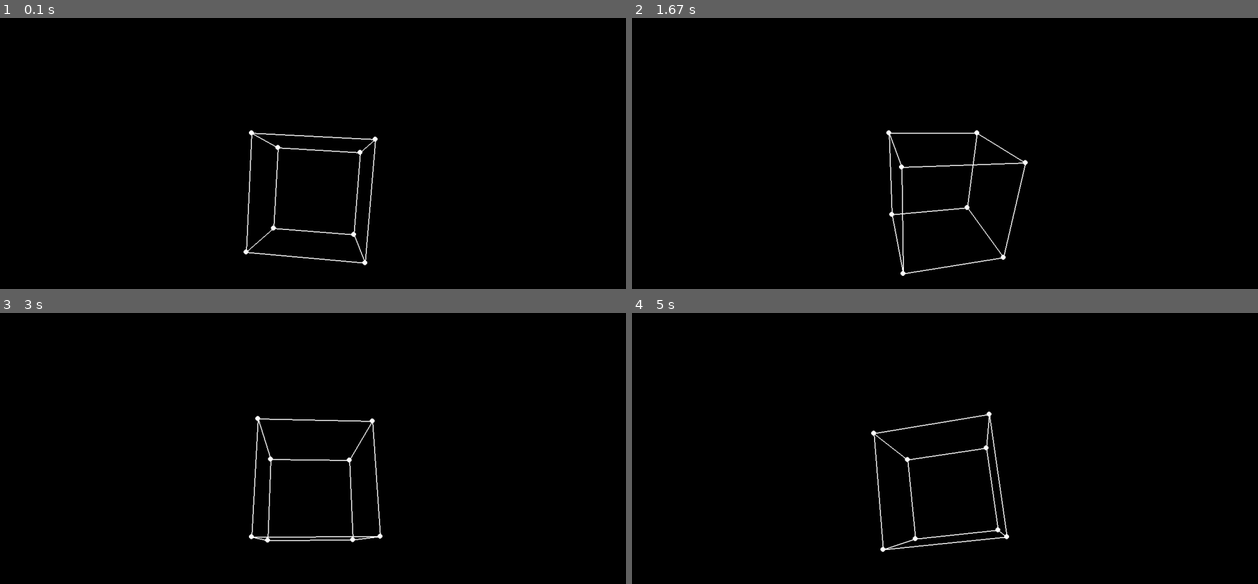
Above: before the commit, frames 1-4 (two rows, left to right).
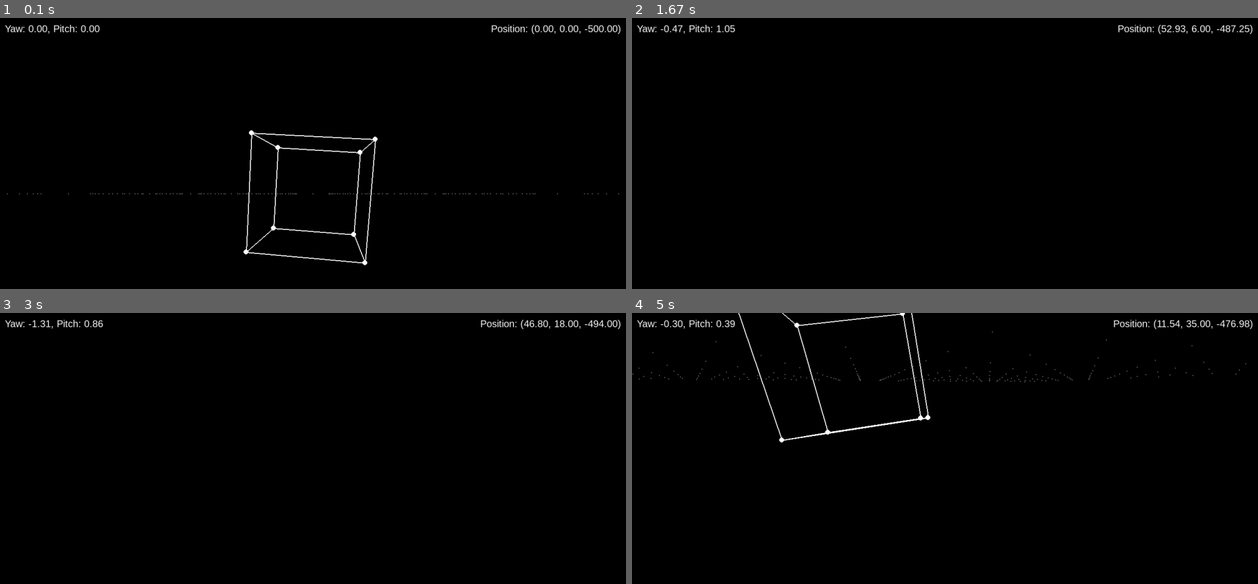
Above: after the commit, the same moments.

Repository: LolekLiam/pygame-3d-renderer
Game: pygame game, started from game.py
The game is run twice, just before and just after one commit, with the same random seed, the same clock (stepped at 60 frames per second) and the same inputs.
Inputs (mouse positions are in pixels of both pictures, inside the frame that each line leads up to):
- Up to frame 1 (0.1 s): no input
- Up to frame 2 (1.67 s): hold Esc 0.33-0.8 s; hold D 0.33-0.8 s; move the mouse to (919, 210) at 0.37 s; press the mouse at (1007, 272) at 0.87 s; move the mouse to (876, 204) at 0.97 s; release the mouse at (750, 139) at 1.1 s; hold D 1.17-1.63 s; move the mouse to (750, 275) at 1.2 s; tap Space at 1.23, 1.53 s
- Up to frame 3 (3 s): hold W 1.67-1.97 s; move the mouse to (388, 518) at 1.7 s; tap Space at 1.73, 2.07, 2.37, 2.57, 2.87 s; hold D 2-2.47 s; move the mouse to (162, 418) at 2.03 s; tap Shift at 2.15 s; hold A from 2.5 s (still down); move the mouse to (319, 524) at 2.53 s
- Up to frame 4 (5 s): release A at 3.03 s; hold S 3.07-3.37 s; move the mouse to (outside the picture) at 3.1 s; tap Space at 3.13, 3.47, 3.77, 3.9, 4.3, 4.6, 4.97 s; hold A 3.4-3.8 s; move the mouse to (844, 372) at 3.43 s; tap Shift at 3.55 s; hold W 3.83-4.2 s; move the mouse to (1070, 462) at 3.87 s; hold D 4.23-4.87 s; move the mouse to (1164, 581) at 4.27 s; hold S from 4.9 s (still down); move the mouse to (707, 410) at 4.93 s

The runs differ from the first frame. In frame 1, 0.6% of the frame differs, in the area x 0-100%, y 2-66%; in frame 2, 1.4%; in frame 3, 1.4%; in frame 4, 2.3%, in the area x 0-100%, y 0-89%.

Commit message:
third version

Diff:
--- a/game.py
+++ b/game.py
@@ -6,6 +6,27 @@
 pygame.display.set_caption("3D Renderer")
 clock = pygame.time.Clock()
 running = True
+
+# Camera settings (persistent across frames)
+cam_x, cam_y, cam_z = 0, 0, -500  # Initial camera position (farther away)
+move_speed = 1  # Faster movement speed
+mouse_sensitivity = 0.002
+
+# Camera rotation (yaw and pitch)
+cam_yaw = 0  # Left/right rotation
+cam_pitch = 0  # Up/down rotation
+
+# Cube rotation (roll, pitch, yaw)
+angle_x, angle_y, angle_z = 0.01, 0.01, 0.01  # Cube's rotation angles
+
+# Mouse control settings
+mouse_locked = True
+pygame.mouse.set_visible(False)
+pygame.event.set_grab(True)
+
+# Font for displaying text
+font = pygame.font.SysFont("Arial", 20)
+
 
 class Render:
     def __init__(self, x, y, z, f, size):
@@ -46,31 +67,35 @@
         self.x, self.y = new_x, new_y
 
     def project(self):
+        """Project the 3D point to 2D screen coordinates."""
         if self.z <= 0.1:  # Prevent division by very small or negative numbers
-            return (640, 360)  # Default to center of screen (optional safeguard)
+            return None  # Don't render points behind or too close to the camera
 
         proj_x = (self.x / self.z) * self.f
         proj_y = (self.y / self.z) * self.f
         return (int(proj_x + 640), int(proj_y + 360))
 
-    def process(self, cam_x, cam_y, cam_z, angle_x, angle_y, angle_z):
-
+    def process(self, cam_x, cam_y, cam_z, cam_yaw, cam_pitch, angle_x, angle_y, angle_z):
         self.scale()
 
-    # Rotate around its own center
+        # Rotate the cube around its own center
         self.rotate_x(angle_x)
         self.rotate_y(angle_y)
         self.rotate_z(angle_z)
 
-    # Now translate relative to the camera
+        # Translate relative to the camera
         self.x -= cam_x
         self.y -= cam_y
         self.z -= cam_z
 
+        # Rotate the cube relative to the camera's yaw and pitch
+        self.rotate_y(cam_yaw)  # Apply camera yaw (left/right)
+        self.rotate_x(cam_pitch)  # Apply camera pitch (up/down)
+
         return self.project()
 
 
-def draw_cube(angle_x, angle_y, angle_z):
+def draw_cube(angle_x, angle_y, angle_z, cam_x, cam_y, cam_z, cam_yaw, cam_pitch):
     """Create a rotating cube and project its vertices."""
     # Define the cube's vertices (reset every frame)
     vertices = [
@@ -91,38 +116,107 @@
         (0, 4), (1, 5), (2, 6), (3, 7)
     ]
 
-    # Camera settings
-    cam_x, cam_y, cam_z = 0, 0, -500
-
     # Process and store projected points
-    projected_vertices = [v.process(cam_x, cam_y, cam_z, angle_x, angle_y, angle_z) for v in vertices]
+    projected_vertices = []
+    for v in vertices:
+        projected = v.process(cam_x, cam_y, cam_z, cam_yaw, cam_pitch, angle_x, angle_y, angle_z)
+        if projected:  # Only render points in front of the camera
+            projected_vertices.append(projected)
+
+    # Draw edges (only if both vertices are visible)
+    for start, end in edges:
+        if start < len(projected_vertices) and end < len(projected_vertices):
+            pygame.draw.line(screen, (255, 255, 255), projected_vertices[start], projected_vertices[end], 2)
 
     # Draw vertices
     for p in projected_vertices:
         pygame.draw.circle(screen, (255, 255, 255), p, 5)
 
-    # Draw edges
-    for start, end in edges:
-        pygame.draw.line(screen, (255, 255, 255), projected_vertices[start], projected_vertices[end], 2)
-
     return angle_x, angle_y, angle_z
 
 
-# Initialize rotation angles before the loop
-angle_x, angle_y, angle_z = 0.01, 0.01, 0.01
+def draw_grid(cam_x, cam_y, cam_z, cam_yaw, cam_pitch):
+    """Draw a grid on the ground for visual reference."""
+    grid_size = 10
+    grid_step = 1
+    for x in range(-grid_size, grid_size + 1, grid_step):
+        for z in range(-grid_size, grid_size + 1, grid_step):
+            # Create a point on the grid
+            point = Render(x, 0, z, 500, 100)
+            projected = point.process(cam_x, cam_y, cam_z, cam_yaw, cam_pitch, 0, 0, 0)
+            if projected:
+                pygame.draw.circle(screen, (100, 100, 100), projected, 1)
+
+
+def draw_text():
+    """Draw camera direction and position on the screen."""
+    # Camera direction (yaw and pitch)
+    direction_text = f"Yaw: {cam_yaw:.2f}, Pitch: {cam_pitch:.2f}"
+    direction_surface = font.render(direction_text, True, (255, 255, 255))
+    screen.blit(direction_surface, (10, 10))
+
+    # Camera position (x, y, z)
+    position_text = f"Position: ({cam_x:.2f}, {cam_y:.2f}, {cam_z:.2f})"
+    position_surface = font.render(position_text, True, (255, 255, 255))
+    screen.blit(position_surface, (screen.get_width() - position_surface.get_width() - 10, 10))
+
 
 while running:
     for event in pygame.event.get():
         if event.type == pygame.QUIT:
             running = False
-
-    # Increment the rotation angles to create rotation effect
+        elif event.type == pygame.KEYDOWN:
+            if event.key == pygame.K_ESCAPE:
+                mouse_locked = not mouse_locked
+                pygame.mouse.set_visible(not mouse_locked)
+                pygame.event.set_grab(mouse_locked)
+        elif event.type == pygame.MOUSEBUTTONDOWN:
+            if not mouse_locked:
+                mouse_locked = True
+                pygame.mouse.set_visible(False)
+                pygame.event.set_grab(True)
+
+    # Handle keyboard input for camera movement
+    keys = pygame.key.get_pressed()
+    if keys[pygame.K_w]:
+        # Move forward relative to camera yaw
+        cam_x += move_speed * math.sin(cam_yaw)
+        cam_z += move_speed * math.cos(cam_yaw)
+    if keys[pygame.K_s]:
+        # Move backward relative to camera yaw
+        cam_x -= move_speed * math.sin(cam_yaw)
+        cam_z -= move_speed * math.cos(cam_yaw)
+    if keys[pygame.K_a]:
+        # Strafe left relative to camera yaw
+        cam_x -= move_speed * math.cos(cam_yaw)
+        cam_z += move_speed * math.sin(cam_yaw)
+    if keys[pygame.K_d]:
+        # Strafe right relative to camera yaw
+        cam_x += move_speed * math.cos(cam_yaw)
+        cam_z -= move_speed * math.sin(cam_yaw)
+    if keys[pygame.K_SPACE]:
+        cam_y += move_speed  # Move up
+    if keys[pygame.K_LSHIFT]:
+        cam_y -= move_speed  # Move down
+
+    # Handle mouse movement for camera rotation
+    if mouse_locked:
+        mouse_dx, mouse_dy = pygame.mouse.get_rel()
+        cam_yaw -= mouse_dx * mouse_sensitivity  # Yaw (left/right)
+        cam_pitch += mouse_dy * mouse_sensitivity  # Pitch (up/down)
+
+        # Clamp pitch to avoid flipping
+        cam_pitch = max(-math.pi / 2, min(math.pi / 2, cam_pitch))
+
+    # Increment the cube's rotation angles for animation
     angle_x += 0.01
     angle_y += 0.01
     angle_z += 0.01
 
     screen.fill("black")  # Clear the screen
-    angle_x, angle_y, angle_z = draw_cube(angle_x, angle_y, angle_z)  # Draw rotating cube and update angles
+    draw_grid(cam_x, cam_y, cam_z, cam_yaw, cam_pitch)  # Draw grid for visual reference
+    angle_x, angle_y, angle_z = draw_cube(angle_x, angle_y, angle_z, cam_x, cam_y, cam_z, cam_yaw, cam_pitch)  # Draw cube
+    draw_text()  # Draw camera direction and position
     pygame.display.flip()  # Update the display
     clock.tick(60)  # Control the frame rate
 
